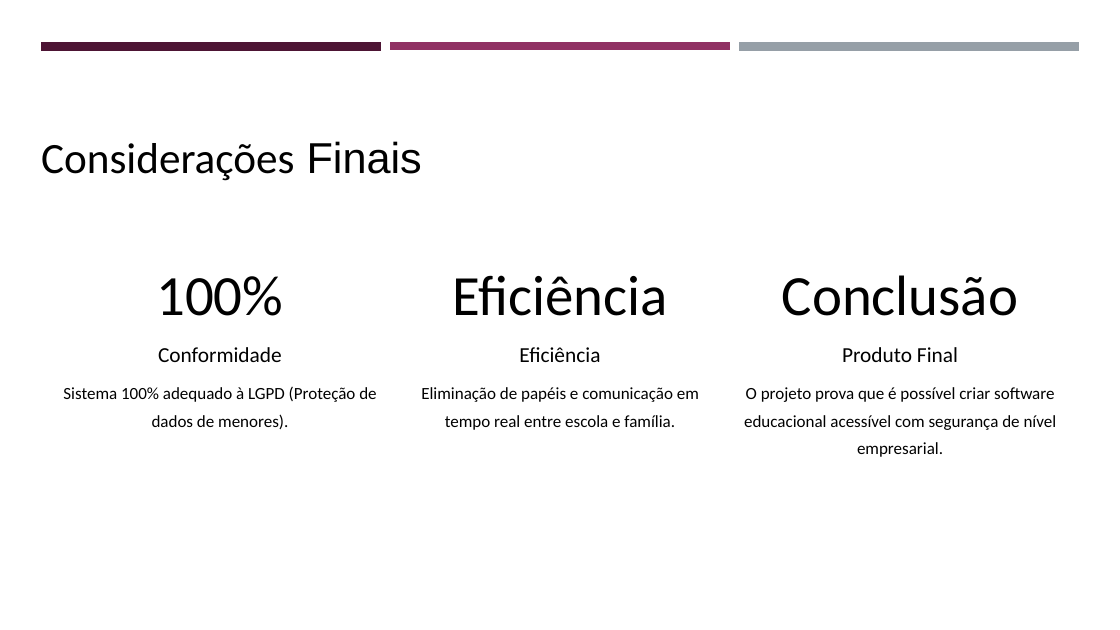
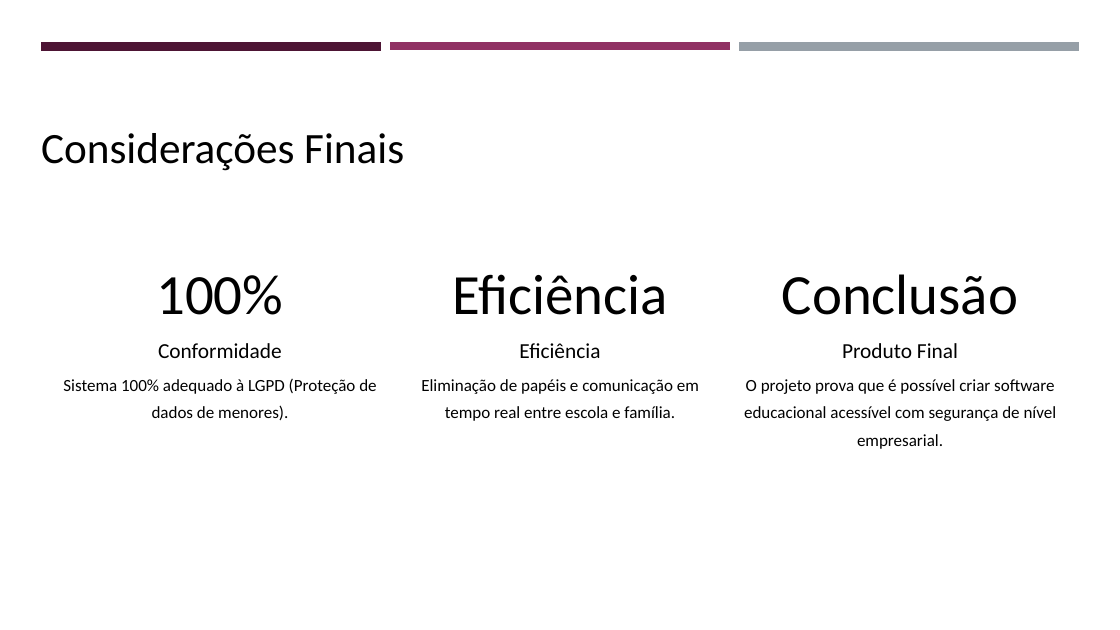
Before and after one commit to z12guilherme/gestao_atipicos, a slide deck: slide 15 of tcc/TCC - Slides.pptx (slide 14 before the commit). Drawn at 1120x630 pixels with LibreOffice and Linux fonts; fonts in the diff are those of the drawing. Boxes give left, top, right and bottom in pixels: in the first picture for what was removed or moved away, otherwise in the second. Text is boxed around its words. In the diff, an @@ line names an element or a change of style, - is before the commit and + after.

Commit message:
Alterando SLIDES para estar em conformidade com Modelo

```diff
--- a/tcc/TCC - Slides.pptx
+++ b/tcc/TCC - Slides.pptx
@@ text "Considerações Finais": place and size @@
-text "Considerações Finais" at [41,141,422,181]
+text "Considerações Finais" at [41,133,404,171]
@@ text "Considerações Finais" at [41,133,404,171]: font Arial to Calibri in "Finais" @@
@@ text "Conformidade": place and size @@
-text "Conformidade" at [158,347,282,362]
+text "Conformidade" at [158,343,282,358]
@@ text "Eficiência": place and size @@
-text "Eficiência" at [519,347,600,362]
+text "Eficiência" at [519,343,600,358]
@@ text "Produto Final": place and size @@
-text "Produto Final" at [842,347,958,362]
+text "Produto Final" at [842,343,958,358]
@@ text "Sistema 100% adequado à LGPD ...": place and size @@
-text "Sistema 100% adequado à LGPD ..." at [63,387,376,429]
+text "Sistema 100% adequado à LGPD ..." at [63,379,376,420]
@@ text "Eliminação de papéis e comunicação ...": place and size @@
-text "Eliminação de papéis e comunicação ..." at [421,387,699,430]
+text "Eliminação de papéis e comunicação ..." at [421,379,699,421]
@@ text "O projeto prova que é ...": place and size @@
-text "O projeto prova que é ..." at [744,387,1057,457]
+text "O projeto prova que é ..." at [744,379,1057,449]
```
Also in this commit, not shown: 14 other slides changed, 1 slide added.
